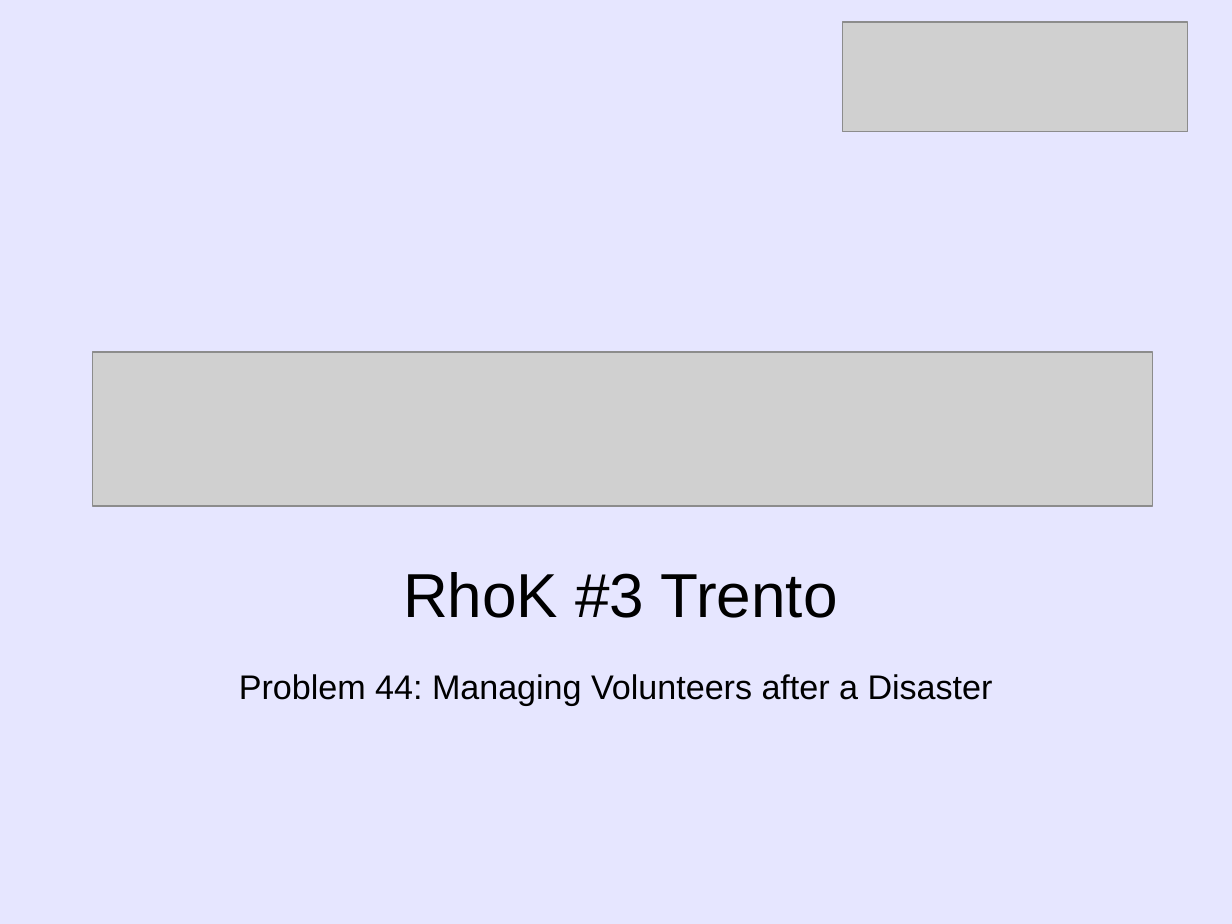
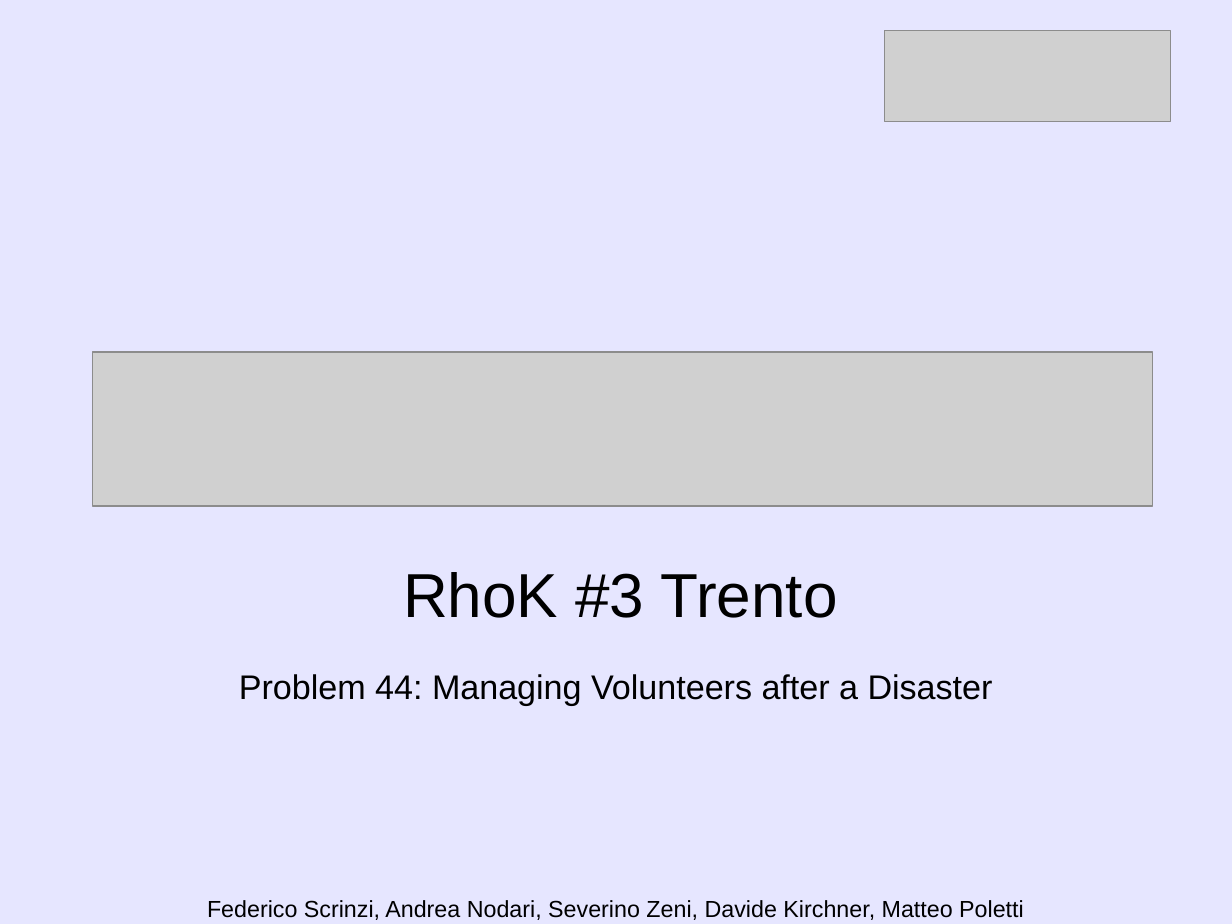
Before and after one commit to pollo/volunteers-management, a slide deck: slide 1 of docs/volnet.odp. Drawn at 1232x924 pixels with LibreOffice and Linux fonts; fonts in the diff are those of the drawing; grey boxes stand for pictures. Boxes give left, top, right and bottom in pixels: in the first picture for what was removed or moved away, otherwise in the second. Text is boxed around its words. In the diff, an @@ line names an element or a change of style, - is before the commit and + after.

```diff
--- a/docs/volnet.odp
+++ b/docs/volnet.odp
@@ picture: place and size @@
-picture at (843,22,1188,132)
+picture at (884,31,1171,122)
@@ text added at (207,900,1024,920), 15 pt, text #000000 @@
+Federico Scrinzi, Andrea Nodari, Severino Zeni, Davide Kirchner, Matteo Poletti
```
Also in this commit, not shown: 1 other slide changed, 1 other file.
